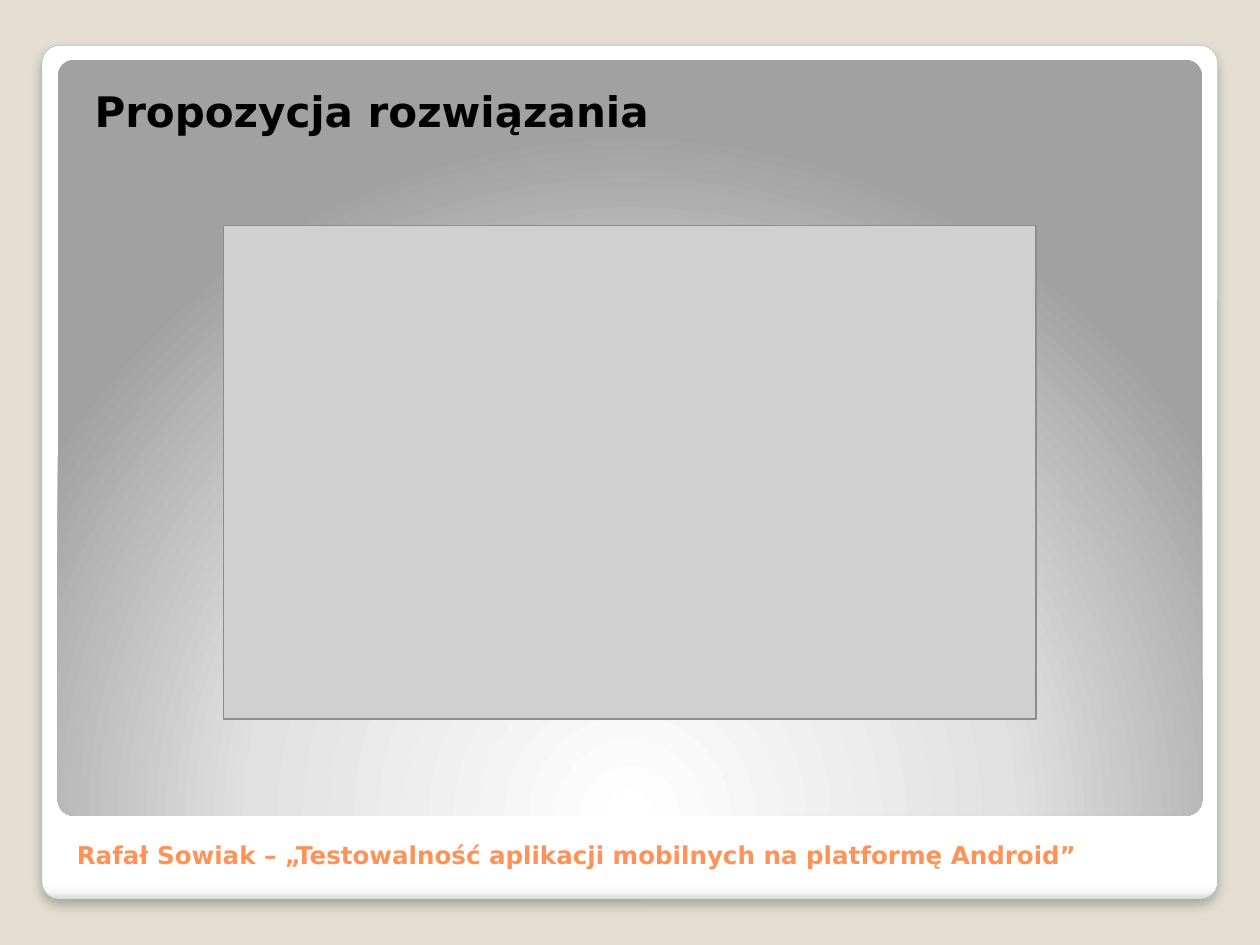
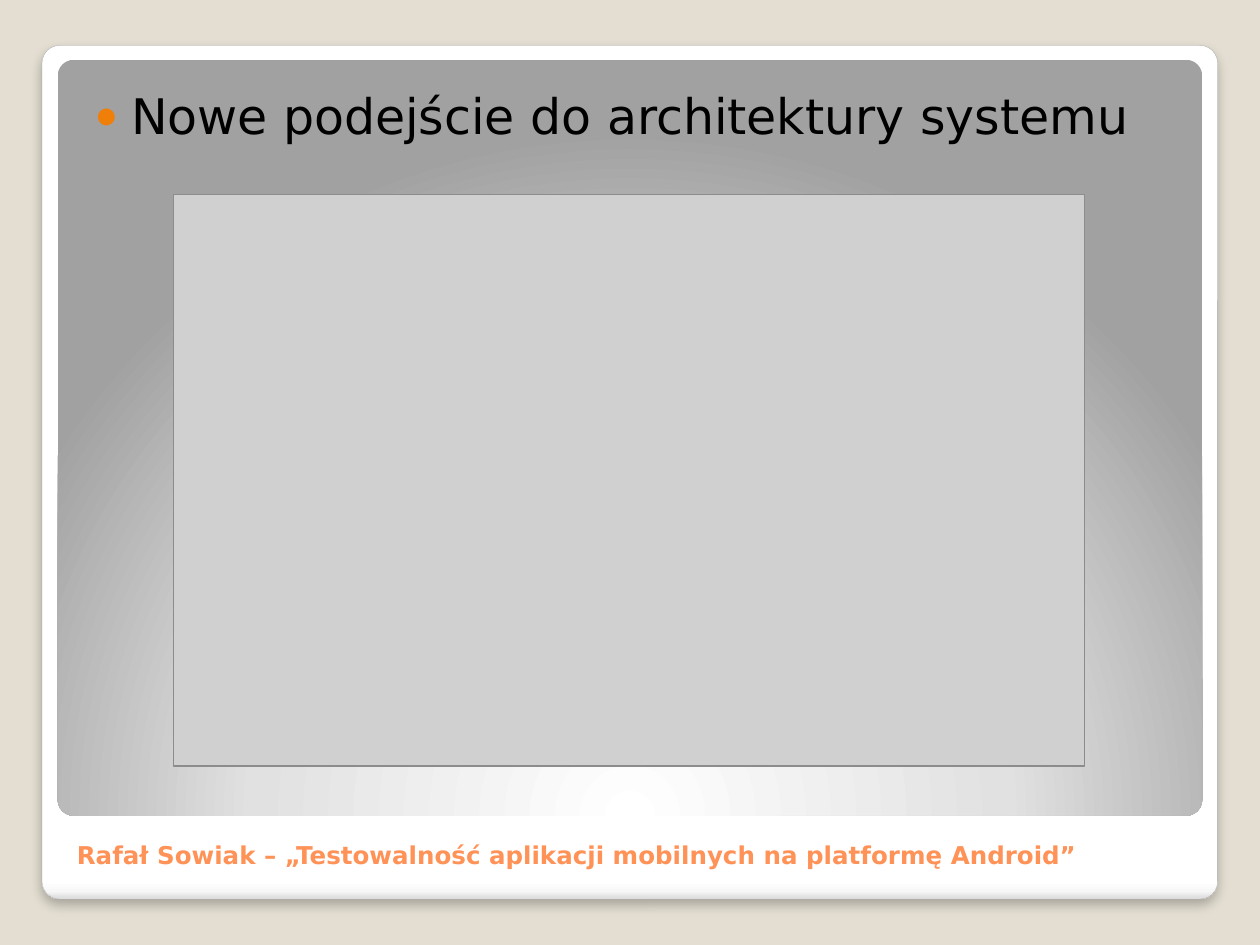
Before and after one commit to adventurewrites/mgr_info, a slide deck: slide 13 of praca_dyplomowa.pptx (slide 17 before the commit). Drawn at 1260x945 pixels with LibreOffice and Linux fonts; fonts in the diff are those of the drawing; grey boxes stand for pictures. Boxes give left, top, right and bottom in pixels: in the first picture for what was removed or moved away, otherwise in the second. Text is boxed around its words. In the diff, an @@ line names an element or a change of style, - is before the commit and + after.

```diff
--- a/praca_dyplomowa.pptx
+++ b/praca_dyplomowa.pptx
@@ text at [131,94,1128,144]: text changed; size 24 to 28 pt; bold off @@
-Propozycja rozwiązania
+● Nowe podejście do architektury systemu
@@ picture: place and size @@
-picture at [224,226,1037,719]
+picture at [174,195,1085,767]
```
Also in this commit, not shown: 10 other slides changed, 4 slides added, 6 slides removed, 5 other files.
